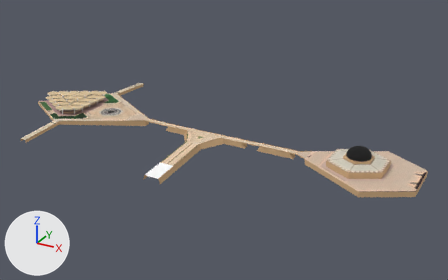
One commit to the glTF model PackageSources/oerk-tower/data/oerk-rt.gltf: the scene before it, then after it.
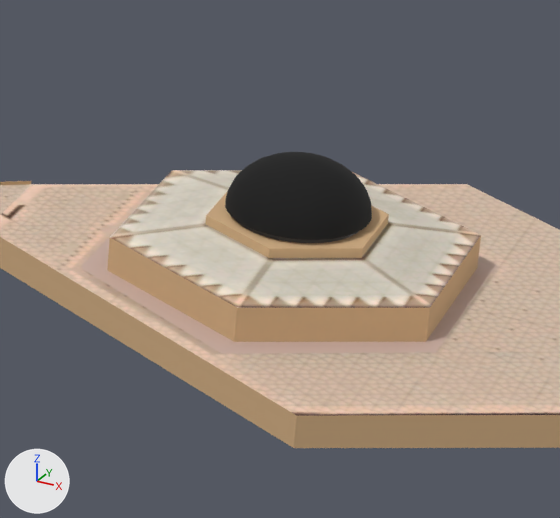
Old and new are each drawn whole from a 50 mm lens placed at (833.0, -890.0, 443.0), pointed at (337.0, 12.0, -9.0) and again close up on the part from 69% to 90% of the width and 43% to 75% of the height. The lights are fixed; the arrows at lower left show +X, +Y and +Z. Where no turn or scale is listed for an object, it has been applied to the vertices. Vertices at the same position are counted once.
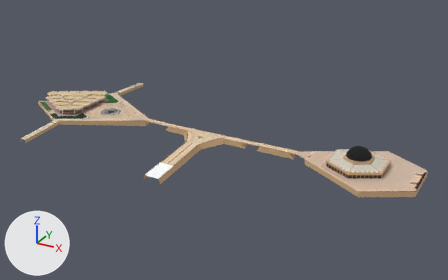
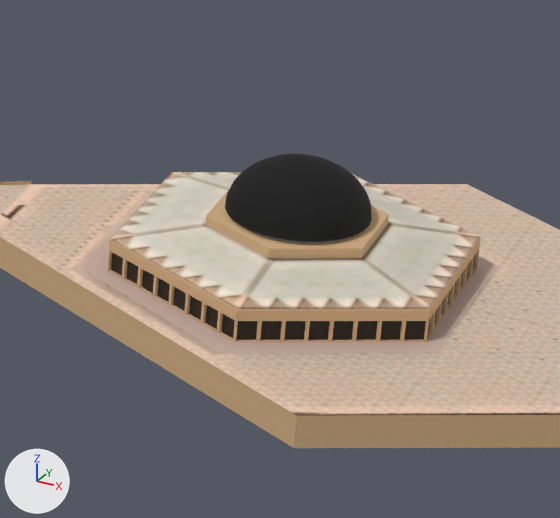
Pixel boxes (x1, y1, x2, y2) of what changed, in the close-ups (560 x 518 px):
'Cube.008', reshaped: before (107, 170, 481, 342); after (107, 172, 481, 342)
'Sphere', moved: before (225, 152, 372, 243); after (225, 154, 372, 243)

Edits to the bpy script that builds the scene:
```text
Change mat_mosque_window_top:
    add mat_mosque_window_top.emission_strength = 1.0
Add mat_mosque_glass_bottom:
    mat_mosque_glass_bottom = principled_material('mosque.glass.bottom')
    mat_mosque_glass_bottom.base_color = (0.0121, 0.00884, 0.00471)  # black #1d170f
Change me_cube:
    used by ob_cube_008; location = (0.0, 0.0, 0.0)
    remove me_cube.from_pydata(...)  # 24 vertices, 44 faces; spans x 544.5..634.5, y -52.3..48.5, z 4.3..21.4
    add me_cube.from_pydata(...)  # 741 vertices, 1436 faces; spans x 544.5..634.5, y -52.3..48.5, z 4.3..21.4
    me_cube part 1: 6 vertices removed from x 544.5..634.5, y -52.3..48.5, z 14.8; 723 vertices added at x 544.5..634.5, y -52.3..48.5, z 4.3..14.3
    add me_cube.materials.append(mat_mosque_glass_bottom)  # black #1d170f
Change ob_sphere:
    ob_sphere.location: (589.5, -1.9, 23.2) -> (589.5, -1.9, 22.6)
```
